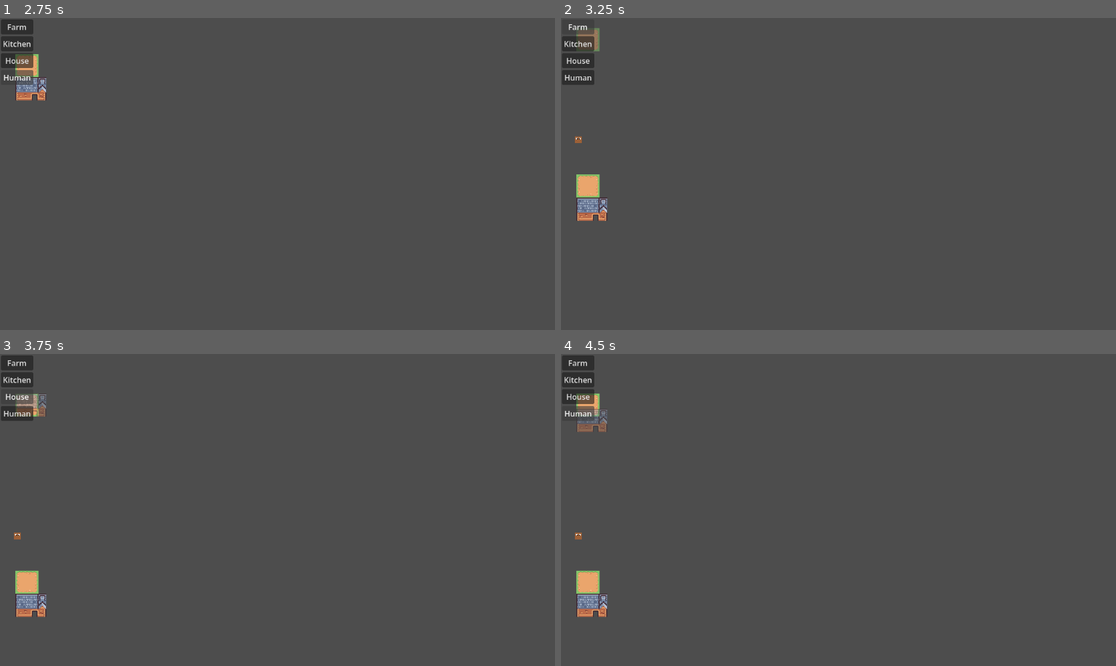
Above: before the commit, frames 1-4 (two rows, left to right).
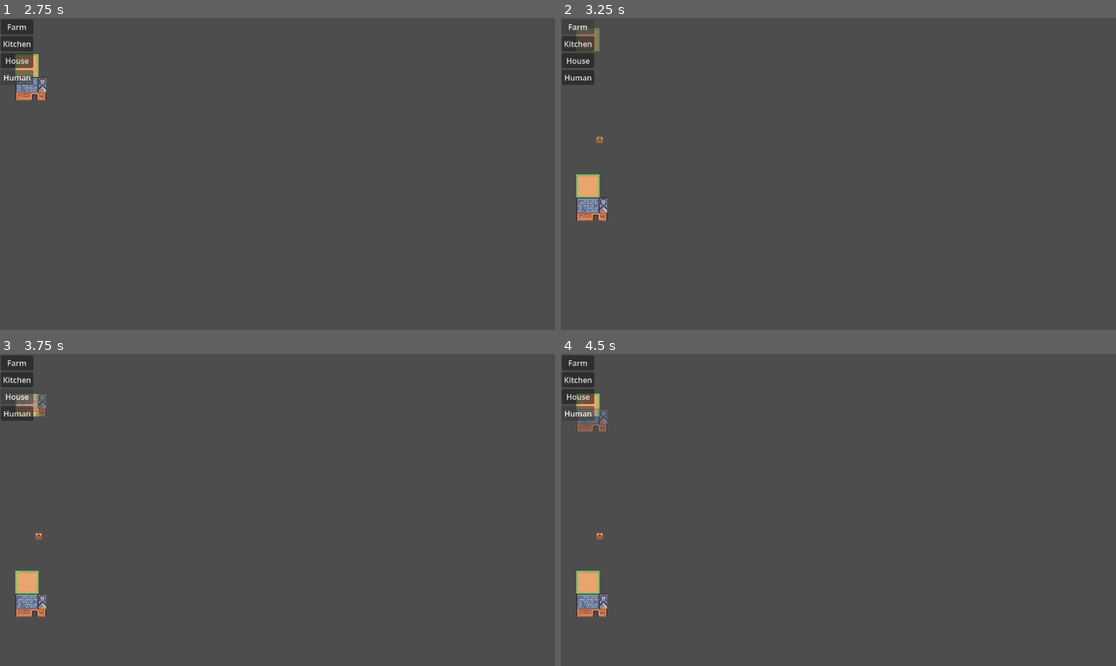
Above: after the commit, the same moments.

Repository: amandodaw/ZombieDefenseSim
Game: Godot game, scene res://scenes/world.tscn
Two runs of this game, one before a commit and one after it. Both use one fixed random seed, a clock stepped at 60 frames per second and the inputs below.
Inputs:
- Up to frame 1 (2.75 s): click "Farm" at 0.5 s; click "House" at 1.25 s; click "Human" at 2 s
- Up to frame 2 (3.25 s): click "Farm" at 2.75 s
- Up to frame 3 (3.75 s): click "House" at 3.5 s
- Up to frame 4 (4.5 s): click "Human" at 4.25 s

Frame 1 is identical in both runs. In frame 2, less than 0.1% of the frame differs, in the area x 2-8%, y 37-41%; in frame 3, less than 0.1%, in the area x 2-8%, y 57-60%; in frame 4, less than 0.1%.

Commit message:
Solucionado bug goap. Accion goto 'funciona sin problemas'

Diff:
--- a/scripts/components/go_to_action.gd
+++ b/scripts/components/go_to_action.gd
@@ -22,10 +22,12 @@
 	var move : MovementComponent = world.get_component(entity, MovementComponent)
 	target_position = move.target
 
-	var direction = (target_position - pos.value)
+	var direction : Vector2 = (target_position - pos.value)
 
-	if direction.length() < 2:
+	if direction.length() < move.speed * delta + 5:
+		move.direction = Vector2.ZERO
 		finish()
 		return
 
-	move.direction = target_position - pos.value
+	move.direction = direction.normalized()
+	pos.value += Vector2i(move.direction * move.speed * delta)
--- a/scripts/systems/goap_execution_system.gd
+++ b/scripts/systems/goap_execution_system.gd
@@ -5,7 +5,9 @@
 
 	for entity in world.query([
 		PlanComponent,
-		WorldStateComponent
+		WorldStateComponent,
+		GoalComponent,
+		MovementComponent
 	]):
 		var plan : Array[GoapAction] = world.get_component(entity, PlanComponent).plan
 		if plan.is_empty():
@@ -24,10 +26,22 @@
 		if action.is_finished:
 
 			var world_state : WorldStateComponent = world.get_component(entity, WorldStateComponent)
+			var goal_component : GoalComponent = world.get_component(entity, GoalComponent)
+			var move : MovementComponent = world.get_component(entity, MovementComponent)
 
 			# aplicar efectos al mundo real
 			for key in action.effects:
 				world_state.state[key] = action.effects[key]
+
+			# marcar goals completados
+			if goal_component:
+				for key in action.effects:
+					if goal_component.goals.has(key):
+						goal_component.goals[key] = false
+
+			# detener movimiento
+			if move:
+				move.direction = Vector2.ZERO
 
 			# quitar acción del plan
 			plan.pop_front()
--- a/scripts/systems/goap_system.gd
+++ b/scripts/systems/goap_system.gd
@@ -15,7 +15,8 @@
 		var plan : Array[GoapAction] = world.get_component(entity, PlanComponent).plan
 		var actions : Array[GoapAction] = world.get_component(entity, ActionComponent).actions
 
-		plan.clear()
+		if not plan.is_empty():
+			continue
 
 		# elegir el primer goal activo que pueda planificarse
 		for goal_key in goals.keys():
@@ -32,7 +33,6 @@
 			if new_plan.size() > 0:
 				plan.append_array(new_plan)
 				break
-			print("PLAN SIZE", plan.size())
 
 
 # =========================================================
--- a/scripts/world.gd
+++ b/scripts/world.gd
@@ -125,7 +125,9 @@
 
 func create_human(pos : Vector2i) -> void:
 	var human_id = create_entity()
-	add(human_id, PositionComponent.new())
+	var position = PositionComponent.new()
+	position.value = pos
+	add(human_id, position)
 	var move = MovementComponent.new()
 	var goal = GoalComponent.new()
 	goal.goals.set("move_to_target", true)
@@ -134,13 +136,13 @@
 	add(human_id, PlanComponent.new())
 	var world_state = WorldStateComponent.new()
 	world_state.state.set("has_target", true)
-	move.target = pos + Vector2i(20, 0)
+	move.target = pos + Vector2i(50, 0)
 	add(human_id, move)
 	add(human_id, world_state)
 
-	var sprite = SpriteComponent.new()
-	add(human_id, sprite)
+	var sprite_component = SpriteComponent.new()
+	add(human_id, sprite_component)
 	var human = human_scene.instantiate()
-	sprite = human
-	sprite.global_position = pos
+	human.global_position = pos
 	add_child(human)
+	sprite_component.sprite = human
